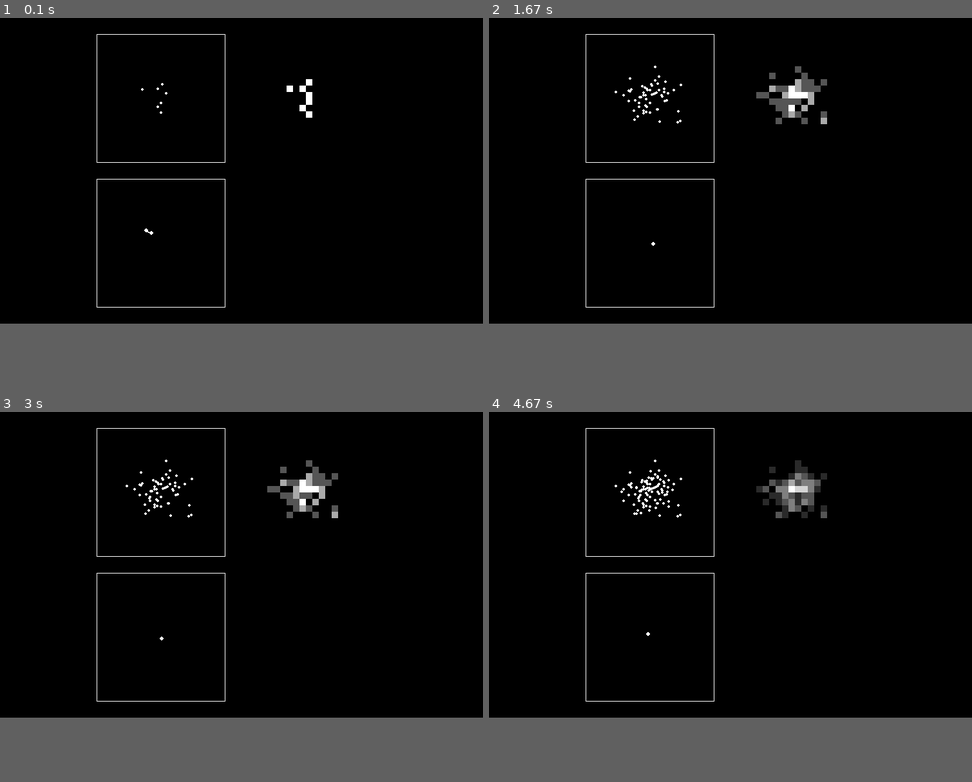
Above: before the commit, frames 1-4 (two rows, left to right).
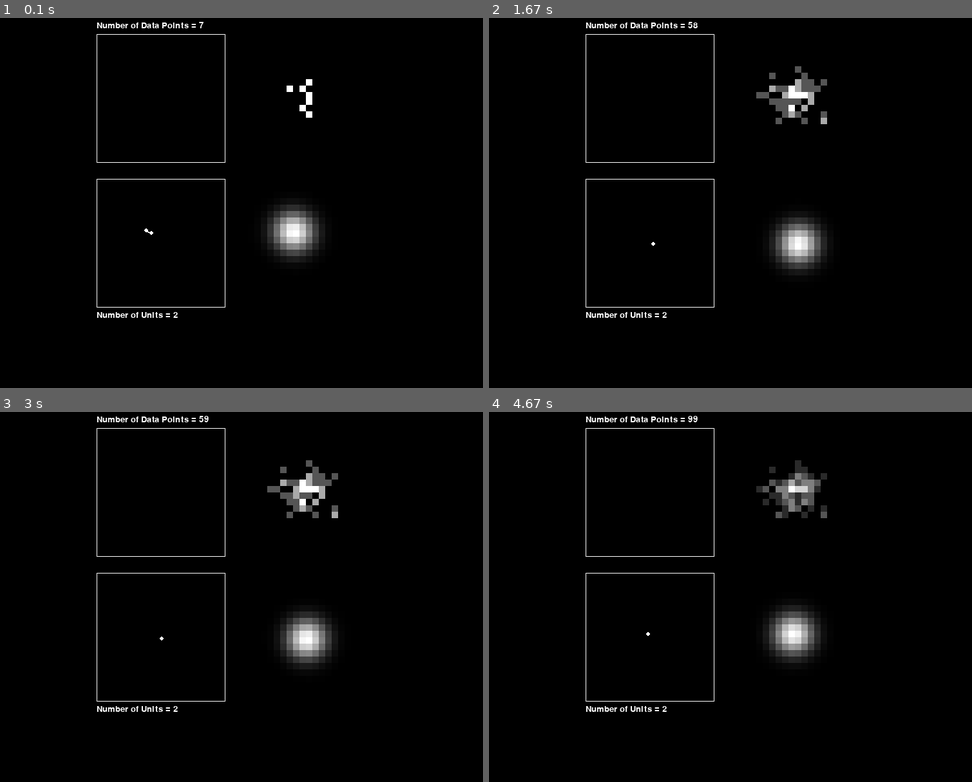
Above: after the commit, the same moments.

Repository: LukeDickerson19/Neural-Gas
Game: pygame game, started from driver.py
Two runs of this game, one before a commit and one after it. Both use one fixed random seed, a clock stepped at 60 frames per second and the inputs below. The source is Python 2; it was converted automatically to run under Python 3.
Inputs (mouse positions are in pixels of both pictures, inside the frame that each line leads up to):
- Up to frame 1 (0.1 s): no input
- Up to frame 2 (1.67 s): right-click (711, 214) at 0.38 s; hold D 0.67-1.13 s
- Up to frame 3 (3 s): tap Space at 1.67 s; hold S 2-2.47 s
- Up to frame 4 (4.67 s): tap Space at 3.17, 4.5 s
In our replay, the window is 750x500 before the commit and 750x600 after it. These sizes can differ from the game's own. Grey fills any space a smaller window leaves; there, only what the larger window draws over its background counts as a difference.

The runs differ from the first frame. In frame 1, 1.7% of the frame differs, in the area x 20-68%, y 1-82%; in frame 2, 1.9%; in frame 3, 1.8%; in frame 4, 2.0%, in the area x 20-69%, y 1-82%.

Commit message:
created neural gas histogram display

Diff:
--- a/driver.py
+++ b/driver.py
@@ -15,16 +15,32 @@
 
         SHORT TERM (now):
 
-            make neural gas
-                write neural gas logic with new data structures
-                walk through neural gas logic with print statements
-                find places to use enumerate, Ctrl f "len(range("
-
-            display neural gas
             make neural gas histogram
-            display neural gas histogram
-
-            add numbers and chart data (see MEDIUM TERM)
+                how are we going to make the
+                probability density function?
+                    create 2d fourier series
+                        normal distribution as base function
+                        mean is the location of each unit
+                        std_dev is based on:
+                            total number of Units
+                            total number of data points
+
+                            ... if you could model this in mathematica
+                            where you could plot the 2d normal distributions
+                            both individually where they overlap and cumutively
+                            where they sum to form the actual distribution
+                            and you could pause the data stream and
+                            modify what the std_dev is, to represent the data
+                            as accurately as possible .. see if that value holds
+                            its accuracy when the data stream is unpaused ...
+                            is there a way to then do this mathematically
+                            ... for now i could create this fourier serires thing,
+                            and just make std_dev a constant, (or a fn. of the
+                                num of units and num of data points)
+                            and then see hwo the mean squared error of the histogram
+                            fluctuates over time as data is input
+
+                            ... wtf this doesnt use the edges at all!
 
         MEDIUM TERM (later):
 
@@ -69,6 +85,8 @@
             and talk about comparing it to histogram
             and talk about tuning hyper parameters
 
+            make this work in python 3.5 too
+
 
     SOURCES:
 
@@ -111,6 +129,19 @@
 
         # draw neural gas network
         self.draw_2d_graph(model.neural_gas, (150, 50 + model.b * self.s + 25))
+
+        # draw histogram of neural gas
+        self.draw_2d_histogram(model.gas_histogram, (150 + model.b * self.s + 25, 50 + model.b * self.s + 25))
+
+        # provide data:
+        #    Number of data points (in top left plot)
+        self.draw_text_in_simulation(
+            str('Number of Data Points = %d' % model.num_data_points),
+            150, 30, 20, pygame.Color('white'))
+        #    Number of Units (Nodes in bottom left plot)
+        self.draw_text_in_simulation(
+            str('Number of Units = %d' % len(model.neural_gas.vertices)),
+            150, 50 + 2*model.b * self.s + 30, 20, pygame.Color('white'))
 
         # update display
         pygame.display.update()
@@ -197,9 +228,11 @@
     def bin_color(self, value, mx, mn):
 
         # interpolate
-        x = float(value - mn) / (mx - mn)
-        return (255*x,255*x,255*x)
-
+        if mx != 0:
+            x = float(value - mn) / (mx - mn)
+            return (255*x,255*x,255*x)
+        else:
+            return (0,0,0)
     def draw_text_in_simulation(self, text, x, y, size, color = (100, 100, 100)):
         """
         Helper to draw text onto screen.
@@ -220,13 +253,6 @@
 class Model(object):
 
     def __init__(self, width, height):
-        """
-        initialize model, environment, and default keyboard controller states
-
-        Args:
-            width (int): width of window in pixels
-            height (int): height of window in pixels
-        """
 
         #window parameters / drawing
         self.height = height
@@ -234,7 +260,7 @@
         self.show = True # show current model
         self.show_controls = False # controls toggle
 
-
+        self.num_data_points = 0
 
         ############## NEURAL GAS LOGIC STARTS HERE ##################
 
@@ -255,7 +281,10 @@
 
         self.neural_gas = NeuralGas(self)
 
-        ##############################################################
+        self.gas_histogram = [[0 for x in range(self.b)] for y in range(self.b)]
+        self.gas_std_dev = 1.0
+
+        ###################### continued in update ####################
 
     def update(self, controller):
 
@@ -266,35 +295,40 @@
             'normal')
 
         # add it to list of data
-        self.raw_data.add_vertex(new_data_point)
-
-        # add it to histogram
+        # self.raw_data.add_vertex(new_data_point)
+        self.num_data_points += 1
+
+        # add it to raw data histogram
         bx = math.trunc(self.b * (new_data_point[0] - self.min_x) / (self.max_x - self.min_x))
         if bx == self.b: bx -= 1
         by = math.trunc(self.b * (new_data_point[1] - self.min_y) / (self.max_y - self.min_y))
         if by == self.b: by -= 1
         self.raw_histogram[by][bx] += 1
 
-        # print 'START!'
-        # print 'new_data_point'
-        # print new_data_point
-        # self.neural_gas.print_graph()
-
         # update the neural gas
         self.neural_gas.update(new_data_point)
 
-        # self.neural_gas.print_graph()
-        # print 'FINISH!'
-
-        if len(self.raw_data.vertices) > 1000:
-            print 'exitting because there are 1000 data points.'
-            sys.exit()
+        # update neural gas histogram
+        self.update_gas_histogram()
+
+    def update_gas_histogram(self):
+
+        # reset
+        self.gas_histogram = [[0 for x in range(self.b)] for y in range(self.b)]
+
+        half_bin_width = (float(self.max_x) - self.min_x) / (2*self.b) # half a bin width on x axis
+        half_bin_height = (float(self.max_y) - self.min_y) / (2*self.b) # half a bin width on y axis
+
+        # sum fourier series
+        for u in self.neural_gas.vertices:
+            for i in range(self.b):
+                for j in range(self.b):
+                    bin_x = i * ((float(self.max_x) - self.min_x) / self.b)
+                    bin_y = j * ((float(self.max_y) - self.min_y) / self.b)
+                    self.gas_histogram[j][i] += normpdf(dist(u, (bin_x+half_bin_width,bin_y+half_bin_height)), 0, self.gas_std_dev)
+
 
 class PyGameKeyboardController(object):
-    """
-    Keyboard controller that responds to keyboard input
-    """
-
 
     def __init__(self):
         """
@@ -305,7 +339,6 @@
         """
         #self.model = model
         self.paused = False
-
 
     def handle_event(self, event):
         """
@@ -354,7 +387,7 @@
 
     pygame.init()
 
-    SCREEN_SIZE = (750, 500)
+    SCREEN_SIZE = (750, 600)
     model = Model(SCREEN_SIZE[0], SCREEN_SIZE[1])
     view = PyGameView(model, SCREEN_SIZE)
     controller = PyGameKeyboardController()
@@ -384,6 +417,10 @@
         if not controller.paused:
             model.update(controller)
 
+        if model.num_data_points > 10000:
+            print 'pausing because there are 10000 data points. Continuing will take up a lot of memory ...'
+            controller.paused = True
+
         if model.show:
             view.draw_simulation()
             view.screen.blit(view.surface, (0,0))
--- a/neural_gas.py
+++ b/neural_gas.py
@@ -36,6 +36,15 @@
 		sys.exit()
 
 	return (x, y)
+def normpdf(x, mean, sd):
+    # curtesy of: https://stackoverflow.com/questions/12412895/calculate-probability-in-normal-distribution-given-mean-std-in-python
+    # future optimization: https://docs.scipy.org/doc/scipy/reference/generated/scipy.stats.norm.html
+    var = float(sd)**2
+    pi = 3.1415926
+    denom = (2*pi*var)**.5
+    num = math.exp(-(float(x)-float(mean))**2/(2*var))
+    return num/denom
+
 
 class Vertex():
 
@@ -186,72 +195,34 @@
 		# in neural gas graph to new_data point
 		s1, s2 = self.find_nearest_2_points(new_data)
 
-		# print 's1:'
-		# s1.print_vertex()
-		# print 's2:'
-		# s2.print_vertex()
-
-		# print '\nincrementing age of edges eminating from s1'
-		# print 'ages before:'
-		# for e in self.edges:
-		# 	e.print_edge()
-		# 	print e.age
-
 		# increment age of all edges eminating from s1
 		for e in self.edges:
 			if e.has_vertex(s1):
 				e.increment_age()
 
-		# print 'ages after:'
-		# for e in self.edges:
-		# 	e.print_edge()
-		# 	print e.age
-
-
 		# Add the squared distance between the input signal and the nearest unit in
 		# input space to a local counter variable (pretty sure they're talking about
 		# the error of s1 here)
-		# print '\nadding dist(d1, new_data)**2 to s1.error'
-		# print 'before: %f' % s1.error
 		s1.error += dist(s1, new_data)**2
-		# print 'after: %f' % s1.error
 
 		# Move s1 and its direct topological neighbors towards new_data by fractions
 		# Eb and En, respectively, of the total distance
-		# print '\nmoving s1 and neighbors by Eb and En'
-		# print 'before'
-		# for u in self.vertices:
-		# 	u.print_vertex()
 		for i, u in enumerate(self.vertices):
 			if u == s1:
 				self.vertices[i].move(self.Eb*(new_data[0]-u.pos[0]), self.Eb*(new_data[1]-u.pos[1]))
 			elif self.neighbors(u, s1):
 				self.vertices[i].move(self.Eb*(new_data[0]-u.pos[0]), self.Eb*(new_data[1]-u.pos[1]))
-		# print 'after'
-		# for u in self.vertices:
-		# 	u.print_vertex()
-
 
 		# If s1 and s2 are connected by an edge, set the age of this edge to zero. If
 		# such an edge does not exist, create it.
-		# print '\nsetting age of s1-s2 to 0 if it exists, or creating it'
 		edge_s1_s2 = self.get_edge(s1, s2)
 		if edge_s1_s2 != None:
-			# print 'before'
-			# edge_s1_s2.print_edge()
 			edge_s1_s2.age = 0
 		else:
-			# print 'before: edge did not exist'
 			self.add_gas_edge(s1, s2)
-		# print 'after'
-		# self.get_edge(s1, s2).print_edge()
 
 		# Remove edges with an age larger than a_max. If this results in points having
 		# no emanating edges, remove them as well.
-		# print '\nremoving edges older than %d' % self.a_max
-		# print 'before'
-		# for e in self.edges:
-		# 	e.print_edge()
 		for i, e in enumerate(self.edges):
 			if e.age > self.a_max:
 				eu1, eu2 = e.vertices
@@ -260,24 +231,17 @@
 					self.remove_vertex(eu1)
 				if self.isolated(eu2):
 					self.remove_vertex(eu2)
-		# print 'after'
-		# for e in self.edges:
-		# 	e.print_edge()
 
 		# If the number of input signals generated so far is an integer multiple of a
 		# parameter lmbda, insert a new unit as follows:
 		self.num_input_signals += 1
 		if self.num_input_signals % self.lmbda == 0:
-
-			# print 'entered if self.num_input_signals % self.lmbda == 0'
 
 			# 	Determine the unit q with the maximum accumulated error.
 			q = self.vertices[0]
 			for u in self.vertices:
 				if u.error > q.error:
 					q = u
-			# print 'q:'
-			# print q.print_vertex()
 
  			# Insert a new unit r halfway between q and its neighbor f with the
 			# largest error variable: Wr = 0.5 (wq + wf)
@@ -288,70 +252,25 @@
 					if u.error > f.error:
 						f = u
 
-			#f = max([u.error for u in (set(self.vertices) - set([q]))])
-			# print 'f:'
-			# print f.print_vertex()
-
 			r = Unit((0.5*(q.pos[0]+f.pos[0]),0.5*(q.pos[1]+f.pos[1])))
-			# print 'r:'
-			# print r.print_vertex()
-			# print 'adding r'
-			# print 'before'
-			# for u in self.vertices:
-			# 	u.print_vertex()
 			self.add_unit(r)
-			# print 'after'
-			# for u in self.vertices:
-			# 	u.print_vertex()
 
 			# Insert edges connecting the new unit r with units q and f, and remove
 			# the original edge between q and f.
-			# print '\ncreating q-r and r-f and removing q-f'
-			# print 'before'
-			# for e in self.edges:
-			# 	e.print_edge()
 			self.add_gas_edge(q, r)
 			self.add_gas_edge(f, r)
 			self.remove_gas_edge2(q, f)
-			# print 'after'
-			# for e in self.edges:
-			# 	e.print_edge()
 
 			# Decrease the error variables of q and f by multiplying them with a
 			# constant self.alpha Initialize the error variable of r with the new value of the
 			# error variable of q.
-			# print '\nq and f error *= alpha'
-			# print 'before'
-			# print q.error
-			# print f.error
 			q.error *= self.alpha
 			f.error *= self.alpha
-			# print 'after'
-			# print q.error
-			# print f.error
-			# print 'r error = q error'
-			# print 'before'
-			# print r.error
 			r.error = q.error
-			# print 'after'
-			# print r.error
-
-		# else:
-		# 	print 'NO entered if self.num_input_signals % self.lmbda == 0'
-		# 	print 'num_input sigs = %d, lmda = %d' % (self.num_input_signals, self.lmbda)
 
 		# Decrease all error variables by multiplying them with a constant d.
-		# print '\ndecreasing all errors by *= d'
-		# print 'before'
-		# for u in self.vertices:
-		# 	print u.error
 		for u in self.vertices:
 			u.error *= self.d
-		# print 'after'
-		# for u in self.vertices:
-		# 	print u.error
-
-		# sys.exit()
 
 	def find_nearest_2_points(self, new_data):
 
Not shown, changed: neural_gas.pyc
